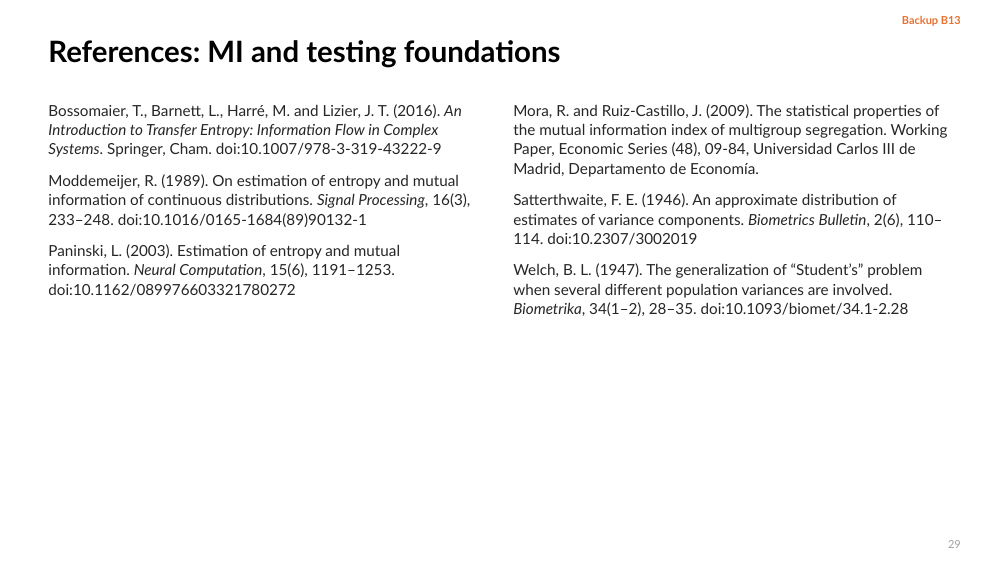
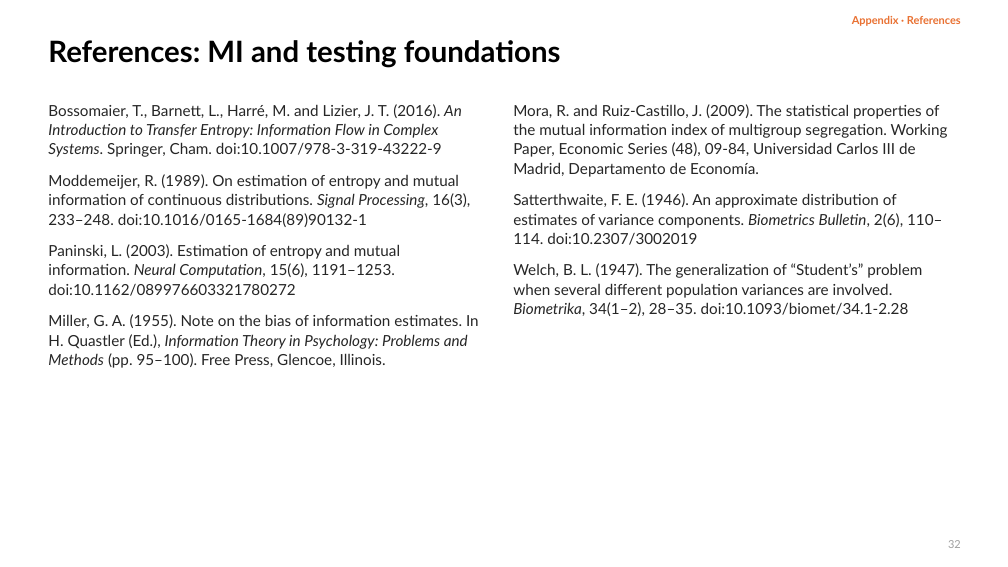
Before and after one commit to dzhao61/MCSResearchSimulations, a slide deck: slide 32 of Thesis Presentation/Daniel_Zhao_Welch_MI_Presentation.pptx (slide 29 before the commit). Drawn at 1008x567 pixels with LibreOffice and Linux fonts; fonts in the diff are those of the drawing. Boxes give left, top, right and bottom in pixels: in the first picture for what was removed or moved away, otherwise in the second. Text is boxed around its words. In the diff, an @@ line names an element or a change of style, - is before the commit and + after.

```diff
--- a/Thesis Presentation/Daniel_Zhao_Welch_MI_Presentation.pptx
+++ b/Thesis Presentation/Daniel_Zhao_Welch_MI_Presentation.pptx
@@ text at bbox=[852, 16, 961, 26]: text changed @@
-Backup B13
+Appendix · References
@@ text at bbox=[48, 314, 479, 368]: paragraph added @@
+Miller, G. A. (1955). Note on the bias of information estimates. In H. Quastler (Ed.), Information Theory in Psychology: Problems and Methods (pp. 95–100). Free Press, Glencoe, Illinois.
```
Also in this commit, not shown: 24 other slides changed, 6 slides added, 3 slides removed, 14 other files.
